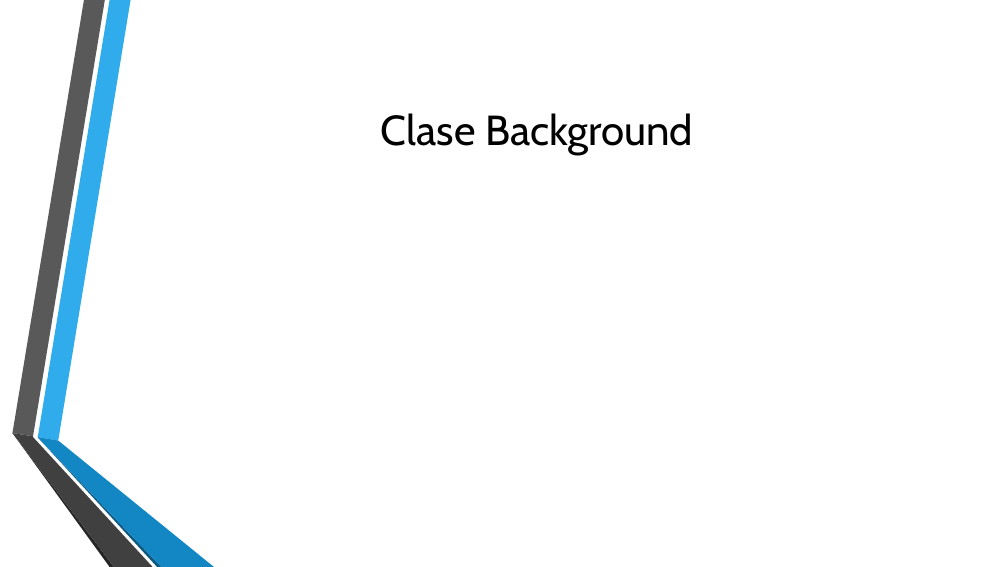
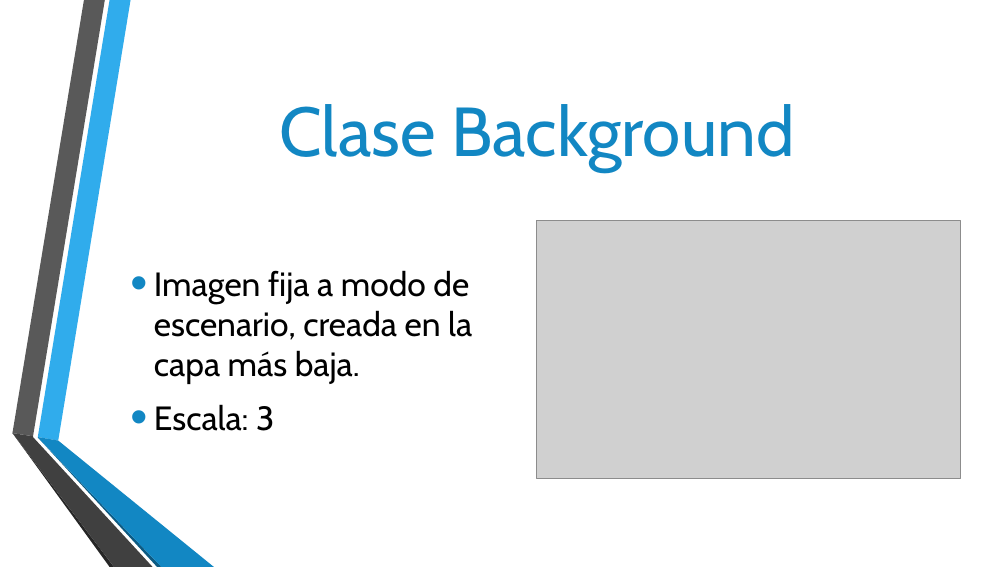
Before and after one commit to alvarocual/Super-Pang, a slide deck: slide 10 of SUPER PANG.pptx (slide 8 before the commit). Drawn at 1008x567 pixels with LibreOffice and Linux fonts; fonts in the diff are those of the drawing; grey boxes stand for pictures; background and template pictures are left out. Boxes give left, top, right and bottom in pixels: in the first picture for what was removed or moved away, otherwise in the second. Text is boxed around its words. In the diff, an @@ line names an element or a change of style, - is before the commit and + after.

```diff
--- a/SUPER PANG.pptx
+++ b/SUPER PANG.pptx
@@ title "Clase Background" at (x1=279, y1=104, x2=794, y2=172): size 40 to 66 pt, text colour #000000 to #1287C3 @@
@@ picture added at (x1=537, y1=221, x2=960, y2=479) @@
@@ text added at (x1=154, y1=270, x2=472, y2=431), 32 pt, text #000000 @@
+• Imagen fija a modo de escenario, creada en la capa más baja.
+• Escala: 3
```
Also in this commit, not shown: 4 other slides changed, 8 slides added, 4 slides removed.
